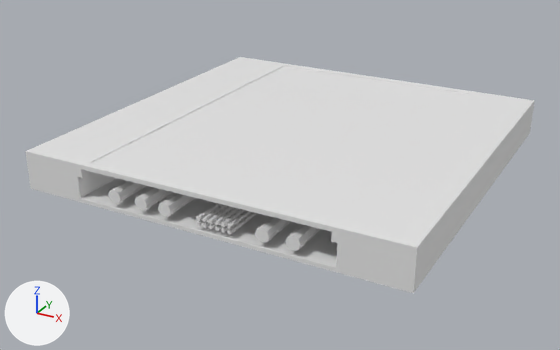
The FBX model Content/StaticMeshes/FloorClean_2m_wire.fbx as it was, and as the next commit left it.
Rendered twice from a 50 mm lens placed at (1.78, -3.48, 1.61), pointed at (-0.07, -0.12, -0.07). The lights are fixed; the arrows at lower left show +X, +Y and +Z. Where no turn or scale is listed for an object, it has been applied to the vertices. Vertices at the same position are counted once.
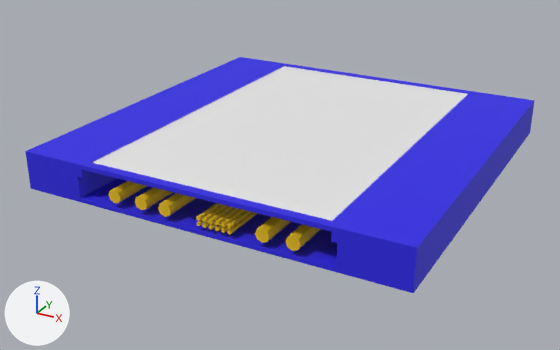
Pixel boxes [x1, y1, x2, y2] of what changed, in the pictures (560 x 350 px):
part 1 of me_cube_007, recoloured (white to blue)
    both: [25, 57, 535, 293]
part 2 of me_cube_007, recoloured (white to yellow)
    both: [112, 181, 258, 234]
part 3 of me_cube_007, recoloured (white to yellow)
    both: [109, 190, 321, 251]

What the commit changed:
Material 'M_extra' (mat_m_extra) is new.
Its base color is (0.0339, 0.8, 0.053) (green #34e741).
Its roughness is 0.69.
Material 'Metal' (mat_metal) is new.
Its base color is (0.0252, 0.016, 0.8) (blue #2c22e7).
Its roughness is 0.69.
Material 'Ceiling_Grate' (mat_ceiling_grate) is new.
Its base color is (0.8, 0.8, 0.8) (white #e7e7e7).
Its roughness is 0.69.
Material 'M_Pipes' (mat_m_pipes) is new.
Its base color is (0.8, 0.516, 0.00568) (yellow #e7be11).
Its roughness is 0.69.
me_cube_007 has 588 vertices, 482 faces and spans x -1.0..1.0, y -1.0..1.0, z -0.1..0.1.
me_cube_007 is used by ob_cube; location (0.0, 0.0, 0.1).
me_cube_007 part 1: 112 of the faces centred in x -1.0..1.0, y -1.0..1.0, z -0.1..0.1 switch from no material to mat_metal (blue #2c22e7).
me_cube_007 part 2: 154 of the faces centred in x -0.49..0.51, y -0.3..0.27, z -0.08..0.01 switch from no material to mat_m_pipes (yellow #e7be11).
me_cube_007 part 3: 33 of the faces centred in x -0.46..0.51, y -1.0..-0.83, z -0.05..0.01 switch from no material to mat_m_pipes (yellow #e7be11).
me_cube_007 now uses material mat_ceiling_grate (white #e7e7e7).
me_cube_007 now uses material mat_m_extra (green #34e741).
